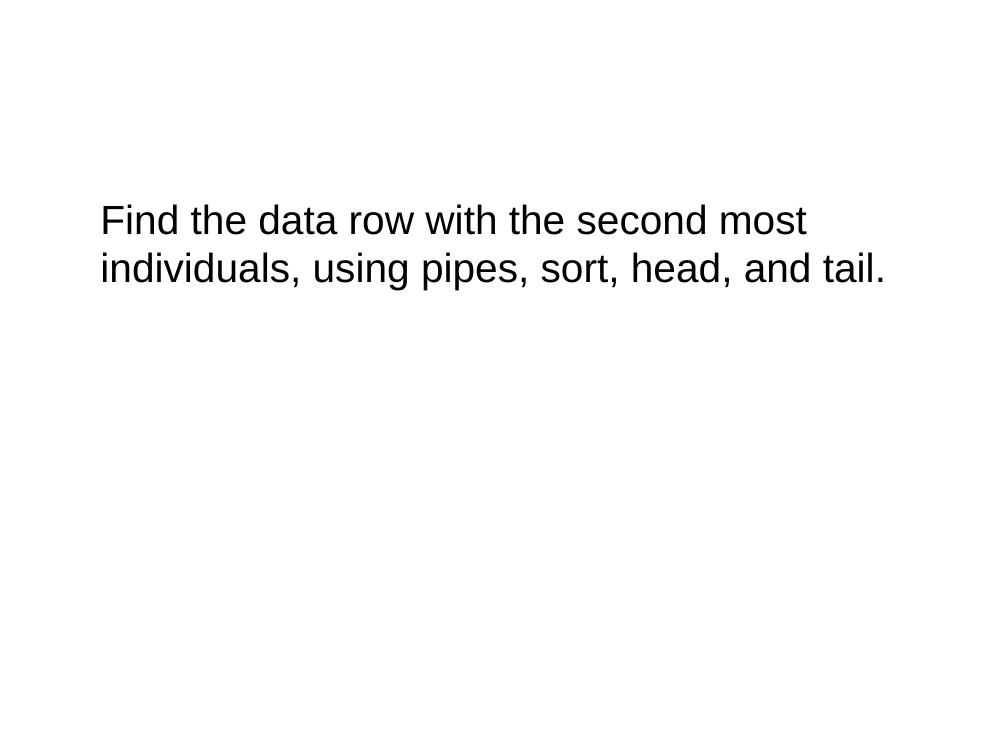
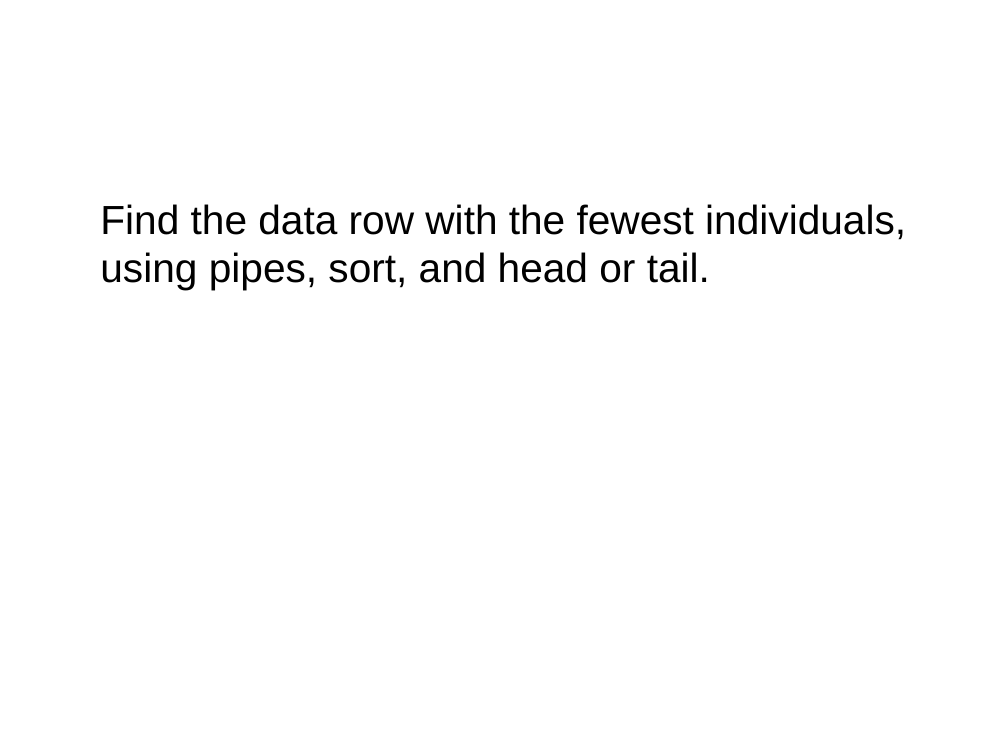
Before and after one commit to ethanwhite/swc-bootcamp-material, a slide deck: slide 6 of Lectures/shell.odp. Drawn at 1008x756 pixels with LibreOffice and Linux fonts; fonts in the diff are those of the drawing. Boxes give left, top, right and bottom in pixels: in the first picture for what was removed or moved away, otherwise in the second. Text is boxed around its words. In the diff, an @@ line names an element or a change of style, - is before the commit and + after.

```diff
--- a/Lectures/shell.odp
+++ b/Lectures/shell.odp
@@ text at [100, 204, 906, 290]: text changed @@
-Find the data row with the second most individuals, using pipes, sort, head, and tail.
+Find the data row with the fewest individuals, using pipes, sort, and head or tail.
```
Also in this commit, not shown: 1 other file.
